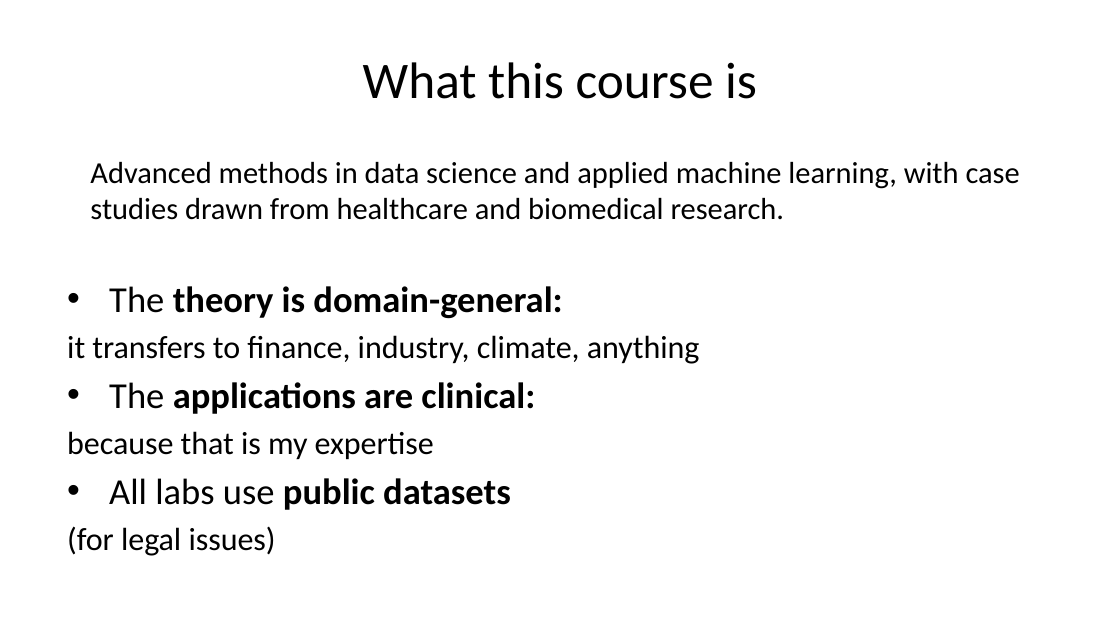
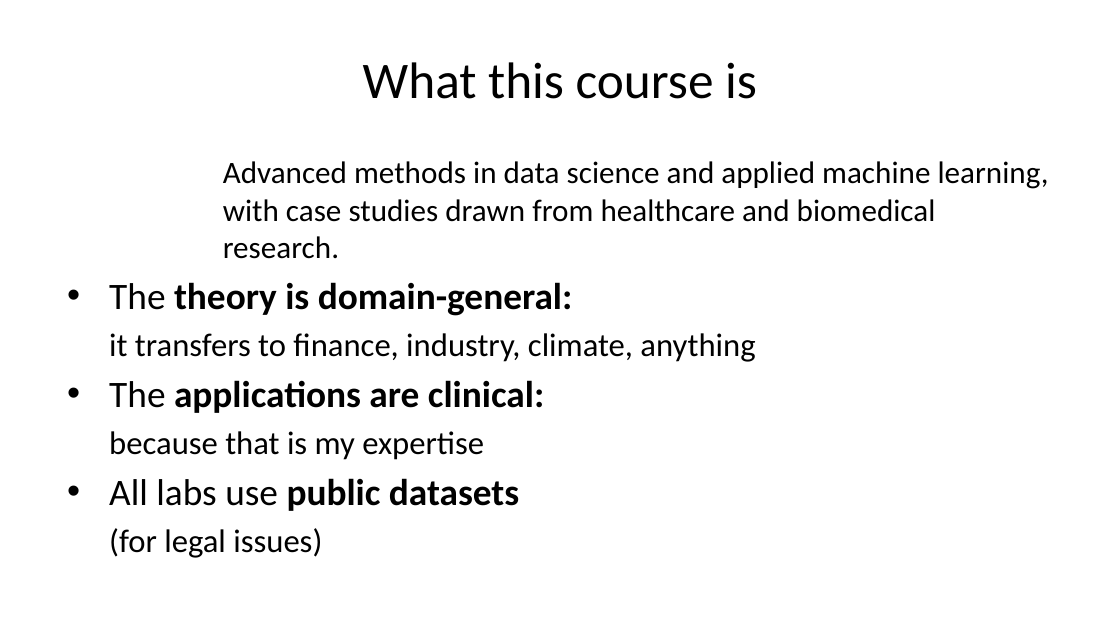
Before and after one commit to pauldubois98/AdcancedTopicsDataScience2026, a slide deck: slide 4 of Course01/slides.pptx. Drawn at 1120x630 pixels with LibreOffice and Linux fonts; fonts in the diff are those of the drawing. Boxes give left, top, right and bottom in pixels: in the first picture for what was removed or moved away, otherwise in the second. Text is boxed around its words. In the diff, an @@ line names an element or a change of style, - is before the commit and + after.

```diff
--- a/Course01/slides.pptx
+++ b/Course01/slides.pptx
@@ text "Advanced methods in data science ..." at [109,161,1049,558]: size 19.6 to 20 pt in "Advanced methods in data science and applied ..."; size 23.5 to 24 pt in "The theory is domain-general:", "The applications are clinical:", "All labs use public datasets"; size 20.6 to 21 pt in "it transfers to finance, industry, climate, anything", "because that is my expertise", "(for legal issues)"; indent changed; list level 1 to 2 in "it transfers to finance, industry, ..."; list level 1 to 2 in "because that is my expertise"; list level 1 to 2 in "(for legal issues)" @@
```
Also in this commit, not shown: 19 other slides changed, 18 slides added, 1 slide removed, 16 other files.
